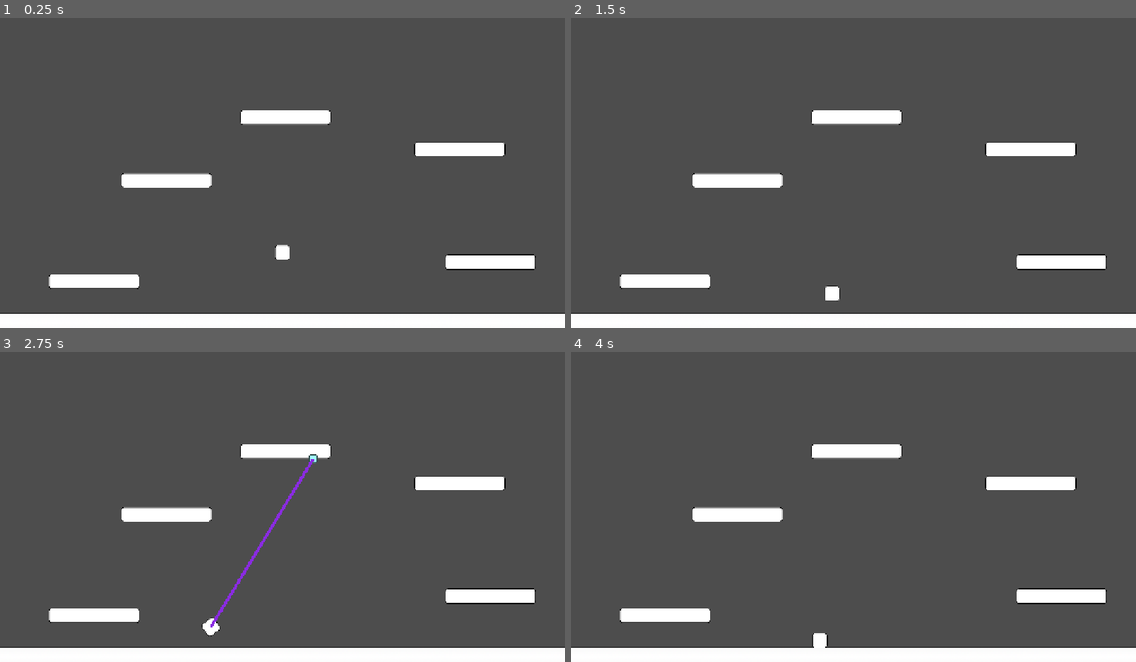
Above: before the commit, frames 1-4 (two rows, left to right).
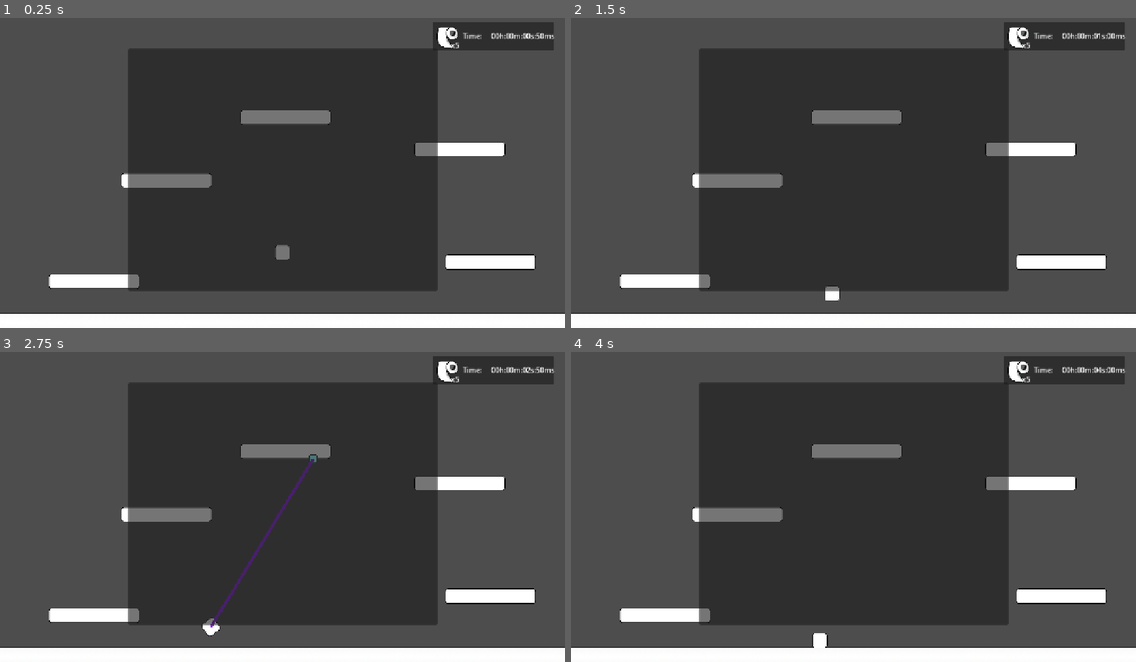
Above: after the commit, the same moments.

Repository: MisterIXI/godot-wildjam-80
Game: Godot game, scene res://scenes/_debug/robbi/world.tscn
The game is run twice, just before and just after one commit, with the same random seed, the same clock (stepped at 60 frames per second) and the same inputs. This scene is started directly instead of the project's main scene.
Inputs (mouse positions are in pixels of both pictures, inside the frame that each line leads up to):
- Up to frame 1 (0.25 s): no input
- Up to frame 2 (1.5 s): move the mouse to (977, 154) at 0.52 s; press the mouse at (977, 154) at 0.53 s; hold D (move_right) 0.53-1.28 s; move the mouse to (740, 185) at 1.27 s; release the mouse at (740, 185) at 1.28 s; hold A (move_left) from 1.28 s (still down); click (740, 185) at 1.35 s
- Up to frame 3 (2.75 s): move the mouse to (339, 432) at 2.02 s; release A (move_left) at 2.03 s; press the mouse at (339, 432) at 2.03 s; hold D (move_right) from 2.03 s (still down)
- Up to frame 4 (4 s): move the mouse to (825, 565) at 2.77 s; release D (move_right) at 2.78 s; release the mouse at (825, 565) at 2.78 s; hold W (up) 2.78-3.53 s; click (825, 565) at 2.85 s; move the mouse to (1023, 550) at 3.52 s; press the mouse at (1023, 550) at 3.53 s; hold A (move_left) from 3.53 s (still down)

The runs differ from the first frame. In frame 1, 45% of the frame differs, in the area x 22-98%, y 1-89%; in frame 2, 45%; in frame 3, 45%; in frame 4, 45%.
Error after the commit: Invalid access to property or key 'player_identifier' on a base object of type 'Nil'. (res://scenes/managers/highscore_manager.gd:65)

Commit message:
highscore

Diff:
--- a/project.godot
+++ b/project.godot
@@ -18,6 +18,10 @@
 [audio]
 
 buses/default_bus_layout="uid://d1p4mrrl1ay2f"
+
+[autoload]
+
+ReferenceManager="*res://scenes/managers/reference_manager.tscn"
 
 [display]
 
--- a/scenes/_debug/robbi/world.tscn
+++ b/scenes/_debug/robbi/world.tscn
@@ -1,15 +1,21 @@
-[gd_scene load_steps=6 format=3 uid="uid://cnmhb8spjgjfq"]
+[gd_scene load_steps=8 format=3 uid="uid://cnmhb8spjgjfq"]
 
 [ext_resource type="PackedScene" uid="uid://dlsoouwedjww5" path="res://scenes/_debug/robbi/ground.tscn" id="1_1g6ae"]
 [ext_resource type="PackedScene" uid="uid://cymm4no7b2ij2" path="res://scenes/_debug/robbi/_player.tscn" id="1_faoyv"]
 [ext_resource type="PackedScene" uid="uid://iakcpoo8as4v" path="res://scenes/_debug/robbi/wall_01.tscn" id="2_gedfl"]
 [ext_resource type="PackedScene" uid="uid://bln2dmxvo8fwj" path="res://scenes/ui/game_ui.tscn" id="4_6f2ag"]
+[ext_resource type="PackedScene" uid="uid://4jb4ne20keau" path="res://scenes/managers/highscore_manager.tscn" id="5_y4uks"]
+[ext_resource type="PackedScene" uid="uid://u8nsu7nwitmw" path="res://scenes/managers/game_manager.tscn" id="6_8qrnd"]
 
 [sub_resource type="PhysicsMaterial" id="PhysicsMaterial_gedfl"]
 friction = 0.7
 bounce = 0.31
 
 [node name="world" type="Node2D"]
+
+[node name="highscore_manager" parent="." instance=ExtResource("5_y4uks")]
+
+[node name="game_manager" parent="." instance=ExtResource("6_8qrnd")]
 
 [node name="Ground" parent="." instance=ExtResource("1_1g6ae")]
 position = Vector2(625, 354)
--- a/scenes/managers/game_manager.gd
+++ b/scenes/managers/game_manager.gd
@@ -2,7 +2,8 @@
 class_name Game_Manager
 
 var _level_01_scene : PackedScene =  preload("res://scenes/_game/main.tscn")
-
+func _ready() -> void:
+    ReferenceManager.game_manager  =self
 enum GAMESTATE {
     MENU,
     GAME_RUNNING,
@@ -11,29 +12,38 @@
     PAUSE
 }
 var current_game_state : GAMESTATE
-
+var current_scene : int  = 0
 func change_gamestate(_new_game_state : GAMESTATE) ->void:
    match _new_game_state:
     GAMESTATE.MENU:
         # pausing
         get_tree().paused = true
+        current_scene = 0
+        ReferenceManager.game_ui_node.on_start_menu()
         # game ui manager start Menu
     GAMESTATE.GAME_RUNNING:
         get_tree().paused = false
+        current_scene = 1
+        ReferenceManager.game_ui_node.on_start_hud()
         # game ui manager start HUD
     GAMESTATE.GAME_OVER:
         get_tree().paused = true
+        current_scene = 0
+        ReferenceManager.game_ui_node.on_start_game_over()
         # game ui manager start GAME OVER
     GAMESTATE.GAME_WIN:
         get_tree().paused = true
+        ReferenceManager.game_ui_node.on_start_game_win()
         # game ui manager start GAME WIN
     GAMESTATE.PAUSE:
         get_tree().paused = true
+        ReferenceManager.game_ui_node.on_start_game_paused()
         # game ui manager start pause panel
     _:
         push_error("didnt get any new gamestate")
 
 func change_level(_newlevel : int) -> void:
+    current_scene = _newlevel
     match _newlevel:
         01:
            get_tree().change_scene_to_packed(_level_01_scene)
--- /dev/null
+++ b/scenes/managers/highscore_manager.gd
@@ -0,0 +1,176 @@
+extends Node
+class_name Highscore_Manager
+signal leaderboard_request_completed()
+
+var game_API_key = "dev_ad5f9b693bd7422f84f741e04e4f970c"
+var development_mode = true
+var leaderboard_key: String = "01JRNGN9KGBQHZ38TWVS2F4RK4"
+var session_token = ""
+var score = 3600
+var highscore_Table : Array[Highscore_Entry]
+# HTTP Request node can only handle one call per node
+var auth_http = HTTPRequest.new()
+var leaderboard_http = HTTPRequest.new()
+var submit_score_http = HTTPRequest.new()
+var set_name_http = HTTPRequest.new()
+var get_name_http = HTTPRequest.new()
+var player_session_exists = false
+
+func _ready() -> void:
+	ReferenceManager.highscore_node = self
+	_authentication_request()
+#_change_player_name("robbi")
+	_upload_score(score,"5")
+# 		_get_leaderboards()
+func _authentication_request():
+	# Check if a player session exists
+	var player_identifier : String
+	var file = FileAccess.open("user://LootLocker.data", FileAccess.READ)
+	if file != null:
+		player_identifier = file.get_as_text()
+		print("player ID="+player_identifier)
+		file.close()
+
+	if player_identifier != null and player_identifier.length() > 1:
+		print("player session exists, id="+player_identifier)
+		player_session_exists = true
+	if(player_identifier.length() > 1):
+		player_session_exists = true
+
+	## Convert data to json string:
+	var data = { "game_key": game_API_key, "game_version": "1", "development_mode": true }
+
+	# If a player session already exists, send with the player identifier
+	if(player_session_exists == true):
+		data = { "game_key": game_API_key, "player_identifier":player_identifier, "game_version": "0.1", "development_mode": true }
+
+	# Add 'Content-Type' header:
+	var headers = ["Content-Type: application/json"]
+
+	# Create a HTTPRequest node for authentication
+	auth_http = HTTPRequest.new()
+	add_child(auth_http)
+	auth_http.request_completed.connect(_on_authentication_request_completed)
+	# Send request
+	auth_http.request("https://api.lootlocker.io/game/v2/session/guest", headers, HTTPClient.METHOD_POST, JSON.stringify(data))
+	# Print what we're sending, for debugging purposes:
+	print(data)
+
+func _on_authentication_request_completed(result, response_code, headers, body):
+	var json = JSON.new()
+	json.parse(body.get_string_from_utf8())
+
+	# Save the player_identifier to file
+	var file = FileAccess.open("user://LootLocker.data", FileAccess.WRITE)
+	file.store_string(json.get_data().player_identifier)
+	file.close()
+
+	# Save session_token to memory
+	session_token = json.get_data().session_token
+
+	# Print server response
+	print(json.get_data())
+
+	# Clear node
+	auth_http.queue_free()
+	# Get leaderboards
+	_get_leaderboards()
+
+
+func _get_leaderboards():
+	print("Getting leaderboards")
+	var url = "https://api.lootlocker.io/game/leaderboards/"+leaderboard_key+"/list?count=10"
+	var headers = ["Content-Type: application/json", "x-session-token:"+session_token]
+
+	# Create a request node for getting the highscore
+	leaderboard_http = HTTPRequest.new()
+	add_child(leaderboard_http)
+	leaderboard_http.request_completed.connect(_on_leaderboard_request_completed)
+
+	# Send request
+	leaderboard_http.request(url, headers, HTTPClient.METHOD_GET, "")
+
+func _on_leaderboard_request_completed(result, response_code, headers, body):
+	var json = JSON.new()
+	json.parse(body.get_string_from_utf8())
+
+	# Print data
+	print(json.get_data())
+	# Formatting as a leaderboard
+	highscore_Table.clear()
+	for n in json.get_data().items.size():
+		var metadata = json.get_data().items[n].metadata.rsplit(",", true, 3)
+
+		highscore_Table.append(Highscore_Entry.new(
+		str(json.get_data().items[n].rank),
+		str(json.get_data().items[n].player.name),
+		str(json.get_data().items[n].score),
+		metadata[0]))
+
+	print(json.get_data().items.size())
+	# Clear node
+	leaderboard_http.queue_free()
+	leaderboard_request_completed.emit()
+
+
+func _upload_score(score :int, _metadata : String):
+	# data verifier  is boss down && new score is higher >
+	var data = {"score": str(score), "metadata": _metadata}
+	var headers = ["Content-Type: application/json", "x-session-token:" + session_token]
+	submit_score_http = HTTPRequest.new()
+	add_child(submit_score_http)
+	submit_score_http.request_completed.connect(_on_upload_score_request_completed)
+	submit_score_http.request("https://api.lootlocker.io/game/leaderboards/"+leaderboard_key+"/submit",headers,HTTPClient.METHOD_POST, JSON.stringify(data))
+	print(data)
+
+func _on_upload_score_request_completed(result, response_code, header, body):
+	# new json
+	var json = JSON.new()
+	# json parse body get string
+	json.parse(body.get_string_from_utf8())
+	# print data
+	print(json.get_data())
+	# clear node
+	submit_score_http.queue_free()
+
+func _change_player_name(player_name :String):
+	print("Changing player name")
+
+	var data = { "name":player_name }
+	var url =  "https://api.lootlocker.io/game/player/name"
+	var headers = ["Content-Type: application/json", "x-session-token:"+session_token]
+
+	# Create a request node for getting the highscore
+	set_name_http = HTTPRequest.new()
+	add_child(set_name_http)
+	set_name_http.request_completed.connect(_on_player_set_name_request_completed)
+	# Send request
+	set_name_http.request(url, headers, HTTPClient.METHOD_PATCH, JSON.stringify(data))
+
+func _on_player_set_name_request_completed(result, response_code, headers, body):
+	var json = JSON.new()
+	json.parse(body.get_string_from_utf8())
+
+	# Print data
+	print(json.get_data())
+	set_name_http.queue_free()
+	_get_leaderboards()
+
+func _get_player_name():
+	print("Getting player name")
+	var url = "https://api.lootlocker.io/game/player/name"
+	var headers = ["Content-Type: application/json", "x-session-token:"+session_token]
+
+	# Create a request node for getting the highscore
+	get_name_http = HTTPRequest.new()
+	add_child(get_name_http)
+	get_name_http.request_completed.connect(_on_player_get_name_request_completed)
+	# Send request
+	get_name_http.request(url, headers, HTTPClient.METHOD_GET, "")
+
+func _on_player_get_name_request_completed(result, response_code, headers, body):
+	var json = JSON.new()
+	json.parse(body.get_string_from_utf8())
+
+	print("HighscoreSystem: get Playername:" + json.get_data().name)
+	get_name_http.queue_free()
--- a/scenes/managers/highscore_manager.tscn
+++ b/scenes/managers/highscore_manager.tscn
@@ -1,3 +1,6 @@
-[gd_scene format=3 uid="uid://4jb4ne20keau"]
+[gd_scene load_steps=2 format=3 uid="uid://4jb4ne20keau"]
+
+[ext_resource type="Script" uid="uid://bma65ylku7xq5" path="res://scenes/managers/highscore_manager.gd" id="1_teem4"]
 
 [node name="highscore_manager" type="Node"]
+script = ExtResource("1_teem4")
--- /dev/null
+++ b/scenes/managers/reference_manager.gd
@@ -0,0 +1,6 @@
+extends Node
+
+var player_node : Node2D
+var game_ui_node :  CanvasLayer
+var highscore_node : Highscore_Manager
+var game_manager : Game_Manager
--- /dev/null
+++ b/scenes/managers/reference_manager.tscn
@@ -0,0 +1,6 @@
+[gd_scene load_steps=2 format=3 uid="uid://chlo1mcvnyep0"]
+
+[ext_resource type="Script" uid="uid://goc2ox0y8vvu" path="res://scenes/managers/reference_manager.gd" id="1_11kig"]
+
+[node name="Reference_Manager" type="Node"]
+script = ExtResource("1_11kig")
--- /dev/null
+++ b/scenes/scriptclasses/highscore_entry.gd
@@ -0,0 +1,13 @@
+class_name Highscore_Entry
+var rank : String = "0"
+var playername : String  =""
+var time : String =""
+var collectable : String =""
+
+func get_entry():
+    return ("" + rank + "-" + playername + "-" + time)
+func _init(_rank,_playername,_time, _collectable):
+    rank = _rank
+    playername = _playername
+    time = _time
+    collectable = _collectable
--- a/scenes/ui/game_ui.gd
+++ b/scenes/ui/game_ui.gd
@@ -24,6 +24,8 @@
     _control_pause.show()
 
 ###################### BASE PRIVATE FUNCTIONS
+func _ready():
+    ReferenceManager.game_ui_node = self
 func _disable_all_menues()->void:
     _control_game_over.hide()
     _control_game_win.hide()
--- a/scenes/ui/game_ui.tscn
+++ b/scenes/ui/game_ui.tscn
@@ -1,7 +1,8 @@
-[gd_scene load_steps=5 format=3 uid="uid://bln2dmxvo8fwj"]
+[gd_scene load_steps=6 format=3 uid="uid://bln2dmxvo8fwj"]
 
 [ext_resource type="Script" uid="uid://oqnqvlhfwqkd" path="res://scenes/ui/game_ui.gd" id="1_bma8u"]
 [ext_resource type="Script" uid="uid://cgut3llrhbygb" path="res://scenes/ui/hud.gd" id="1_xjfbv"]
+[ext_resource type="Script" uid="uid://4dg7hyeim2ri" path="res://scenes/ui/highscore_menu.gd" id="2_ru5ln"]
 [ext_resource type="Texture2D" uid="uid://bu2javu6ivbji" path="res://assets/images/test/toilet_paper.png" id="2_xjfbv"]
 [ext_resource type="Texture2D" uid="uid://dxbpbbl6ti2m5" path="res://assets/images/test/pause_vignette.png" id="4_fct72"]
 
@@ -9,14 +10,39 @@
 script = ExtResource("1_bma8u")
 
 [node name="Menu" type="Control" parent="."]
-visible = false
 layout_mode = 3
-anchors_preset = 0
-offset_right = 40.0
-offset_bottom = 40.0
+anchors_preset = 15
+anchor_right = 1.0
+anchor_bottom = 1.0
+grow_horizontal = 2
+grow_vertical = 2
+
+[node name="Highscore_menu" type="Panel" parent="Menu"]
+custom_minimum_size = Vector2(700, 550)
+layout_mode = 1
+anchors_preset = 8
+anchor_left = 0.5
+anchor_top = 0.5
+anchor_right = 0.5
+anchor_bottom = 0.5
+offset_left = -350.0
+offset_top = -275.0
+offset_right = 350.0
+offset_bottom = 275.0
+grow_horizontal = 2
+grow_vertical = 2
+script = ExtResource("2_ru5ln")
+
+[node name="VBoxContainer" type="VBoxContainer" parent="Menu/Highscore_menu"]
+layout_mode = 1
+anchors_preset = 15
+anchor_right = 1.0
+anchor_bottom = 1.0
+grow_horizontal = 2
+grow_vertical = 2
+alignment = 1
 
 [node name="HUD" type="Control" parent="."]
-visible = false
 layout_mode = 3
 anchors_preset = 15
 anchor_right = 1.0
--- /dev/null
+++ b/scenes/ui/highscore_entry.gd
@@ -0,0 +1,13 @@
+extends PanelContainer
+
+
+@onready var rank_label : Label =$MarginContainer/HBoxContainer/value_rank
+@onready var player_name_label : Label =$MarginContainer/HBoxContainer/value_playername
+@onready var collectable_label : Label = $MarginContainer/HBoxContainer/value_collectables
+@onready var time_label : Label =$MarginContainer/HBoxContainer/value_time
+
+func on_initialze(_rank,_playername,_time, _collectable) ->void :
+    rank_label.text = _rank
+    player_name_label.text = _playername
+    collectable_label.text = _collectable
+    time_label.text = _time
--- /dev/null
+++ b/scenes/ui/highscore_entry.tscn
@@ -0,0 +1,54 @@
+[gd_scene load_steps=3 format=3 uid="uid://1tfrfruvfq7g"]
+
+[ext_resource type="Script" uid="uid://cm67i62bg1ofi" path="res://scenes/ui/highscore_entry.gd" id="1_yvn2h"]
+[ext_resource type="Texture2D" uid="uid://bu2javu6ivbji" path="res://assets/images/test/toilet_paper.png" id="2_ivtto"]
+
+[node name="highscore_entry" type="PanelContainer"]
+custom_minimum_size = Vector2(300, 25)
+offset_right = 40.0
+offset_bottom = 40.0
+script = ExtResource("1_yvn2h")
+
+[node name="TextureRect" type="TextureRect" parent="."]
+layout_mode = 2
+
+[node name="MarginContainer" type="MarginContainer" parent="."]
+layout_mode = 2
+theme_override_constants/margin_left = 5
+theme_override_constants/margin_top = 5
+theme_override_constants/margin_right = 5
+theme_override_constants/margin_bottom = 5
+
+[node name="HBoxContainer" type="HBoxContainer" parent="MarginContainer"]
+layout_mode = 2
+
+[node name="value_rank" type="Label" parent="MarginContainer/HBoxContainer"]
+layout_mode = 2
+text = "Rang 01"
+
+[node name="VSeparator" type="VSeparator" parent="MarginContainer/HBoxContainer"]
+layout_mode = 2
+
+[node name="value_playername" type="Label" parent="MarginContainer/HBoxContainer"]
+layout_mode = 2
+text = "PlayerName"
+
+[node name="VSeparator2" type="VSeparator" parent="MarginContainer/HBoxContainer"]
+layout_mode = 2
+
+[node name="TextureRect" type="TextureRect" parent="MarginContainer/HBoxContainer"]
+custom_minimum_size = Vector2(32, 32)
+layout_mode = 2
+texture = ExtResource("2_ivtto")
+expand_mode = 1
+
+[node name="value_collectables" type="Label" parent="MarginContainer/HBoxContainer"]
+layout_mode = 2
+text = "x6"
+
+[node name="VSeparator3" type="VSeparator" parent="MarginContainer/HBoxContainer"]
+layout_mode = 2
+
+[node name="value_time" type="Label" parent="MarginContainer/HBoxContainer"]
+layout_mode = 2
+text = "00h:00m:00s:00ms"
--- /dev/null
+++ b/scenes/ui/highscore_menu.gd
@@ -0,0 +1,24 @@
+extends Panel
+
+@onready var vbox_container : VBoxContainer = $VBoxContainer
+@export var highscore_entry : PackedScene
+
+var highscore_list :Array[PanelContainer]
+func _ready() -> void:
+    ## wait for getleaderboard signal
+    ReferenceManager.highscore_node.leaderboard_request_completed.connect(_wait_for_finished)
+
+func on_activate():
+    ## delete old entries
+    for x in highscore_list:
+        x.queue_free()
+
+    highscore_list.clear()
+    ReferenceManager.highscore_node._get_leaderboards()
+
+func _wait_for_finished():
+    for x in ReferenceManager.highscore_node.highscore_table:
+        var _time_entry =  highscore_entry.instantiate() as PanelContainer
+        vbox_container.add_child(_time_entry)
+        highscore_list.append(_time_entry)
+        _time_entry.on_initialze(x.rank, x.playername, x.time, x.collectable)
--- a/scenes/ui/hud.gd
+++ b/scenes/ui/hud.gd
@@ -11,7 +11,6 @@
     _timer_label.text = _format(Time.get_ticks_msec()-_time_starts)
 #get format 00h:00m:00s:00ms
 func _format(_value : float)->String:
-    print(_value)
     var mseconds : float = fmod(_value,100)
     var seconds: float = fmod(_value/1000, 60.0)
     var minutes : int = int((_value / 60000)) %60
Not shown, added: scenes/managers/highscore_manager.gd.uid
Not shown, added: scenes/managers/reference_manager.gd.uid
Not shown, added: scenes/scriptclasses/highscore_entry.gd.uid
Not shown, added: scenes/ui/highscore_entry.gd.uid
Not shown, added: scenes/ui/highscore_menu.gd.uid
